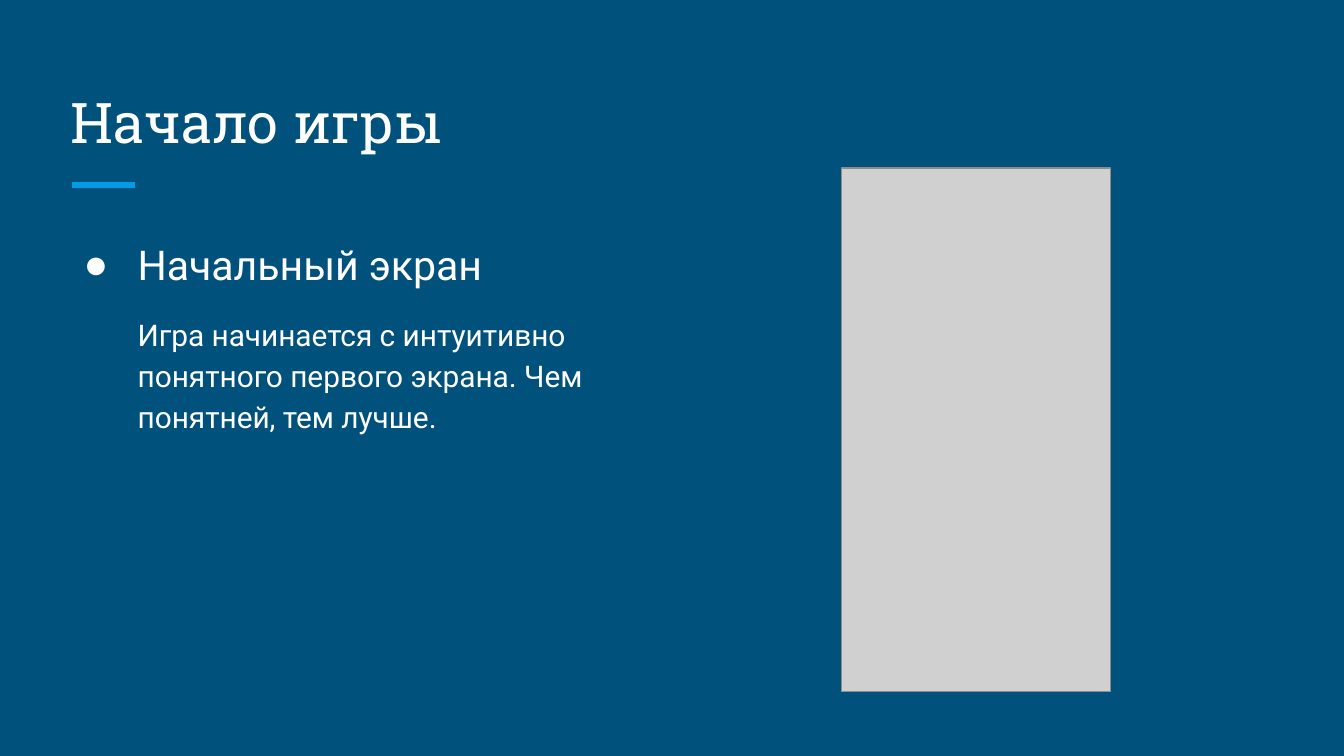
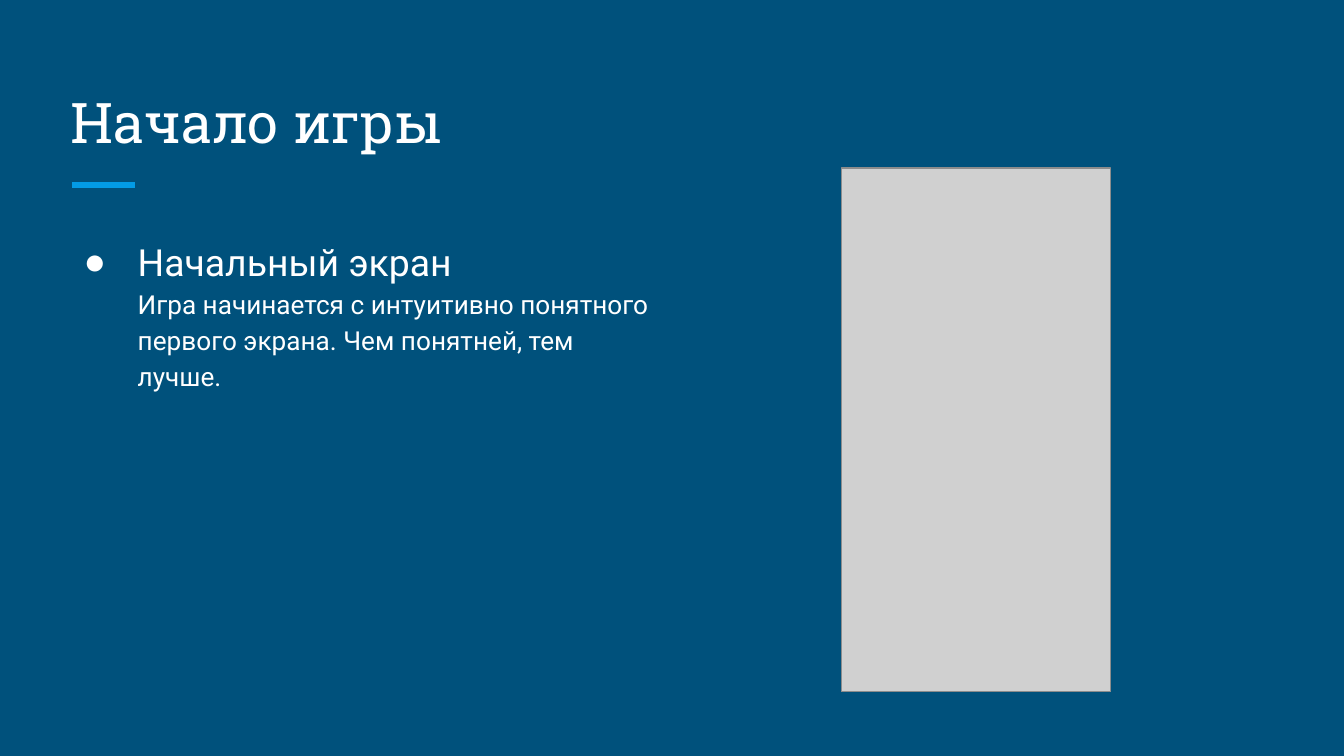
Before and after one commit to yasminaparlak-create/-..., a slide deck: slide 2 of “Space Cleaner” Обзор игры.pptx. Drawn at 1344x756 pixels with LibreOffice and Linux fonts; fonts in the diff are those of the drawing; grey boxes stand for pictures. Boxes give left, top, right and bottom in pixels: in the first picture for what was removed or moved away, otherwise in the second. Text is boxed around its words. In the diff, an @@ line names an element or a change of style, - is before the commit and + after.

```diff
--- a/“Space Cleaner” Обзор игры.pptx
+++ b/“Space Cleaner” Обзор игры.pptx
@@ text at <box>138,249,648,392</box>: text changed; size 16 to 14 pt @@
-● Начальный экран
-Игра начинается с интуитивно понятного первого экрана. Чем понятней, тем лучше.
+● Начальный экран
+  Игра начинается с интуитивно понятного первого экрана. Чем понятней, тем лучше.
```
Also in this commit, not shown: 8 other slides changed.
